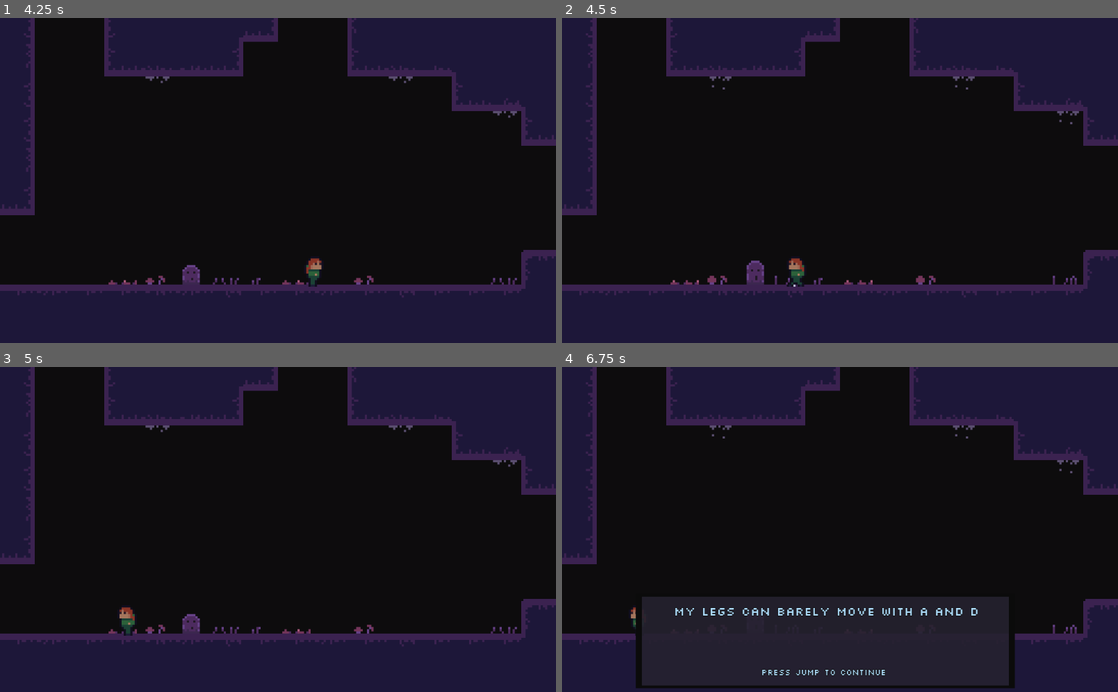
Above: before the commit, frames 1-4 (two rows, left to right).
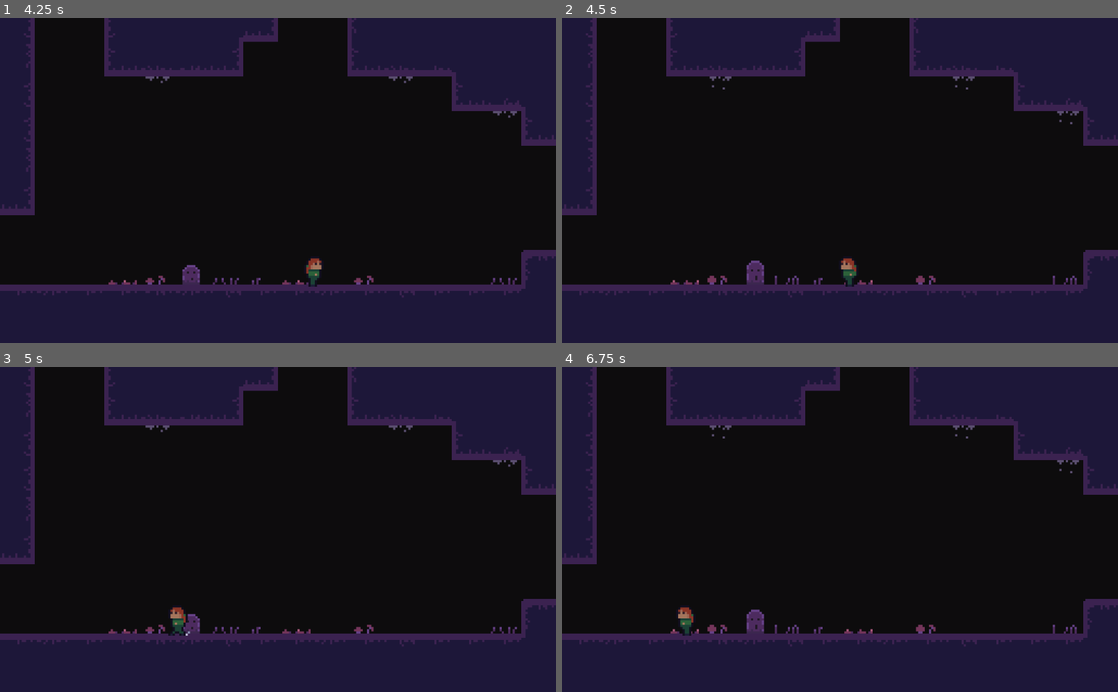
Above: after the commit, the same moments.

Repository: voidboxgames/escave
Game: Godot game, scene res://assets/scenes/Intro.tscn
Two runs of this game, one before a commit and one after it. Both use one fixed random seed, a clock stepped at 60 frames per second and the inputs below.
Inputs:
- Up to frame 1 (4.25 s): tap Enter (ui_accept) at 0.5, 1.25, 2 s; hold J (jump) 0.53-1.28 s; hold D (right) 0.53-2.03 s; tap K (dash) at 0.6, 1.55, 2.1, 2.85 s; tap J (jump) at 1.35, 1.52, 1.82, 3.02, 3.32 s; hold A (left) 2.03-2.78 s; hold J (jump) 2.03-2.78 s; hold D (right) from 2.78 s (still down); hold J (jump) from 3.53 s (still down)
- Up to frame 2 (4.5 s): release D (right) at 4.28 s; release J (jump) at 4.28 s; hold A (left) from 4.28 s (still down); tap K (dash) at 4.35 s
- Up to frame 3 (5 s): keep holding A (left); tap J (jump) at 4.52, 4.82 s
- Up to frame 4 (6.75 s): release A (left) at 5.03 s; hold D (right) 5.03-5.78 s; hold J (jump) 5.03-5.78 s; tap K (dash) at 5.1, 6.05, 6.6 s; hold A (left) from 5.78 s (still down); tap J (jump) at 5.85, 6.02, 6.32 s; hold J (jump) from 6.53 s (still down)

Frame 1 is identical in both runs. In frame 2, 0.4% of the frame differs, in the area x 40-53%, y 73-83%; in frame 3, 0.4%; in frame 4, 9.7%, in the area x 12-82%, y 70-99%.

Commit message:
merge master

Diff:
--- a/assets/scenes/Testworld.tscn
+++ b/assets/scenes/Testworld.tscn
@@ -441,9 +441,6 @@
 
 [node name="Player" parent="YSort" instance=ExtResource( 1 )]
 position = Vector2( -102.238, -57.7495 )
-max_speed = 100
-jump_force = 200
-gravity = 600
 
 [node name="gruond" type="TileMap" parent="YSort"]
 tile_set = SubResource( 35 )
@@ -578,6 +575,11 @@
 
 [node name="MirrorPiece" parent="." instance=ExtResource( 3 )]
 position = Vector2( 150.546, -27.8675 )
+power = 2
+
+[node name="MirrorPiece2" parent="." instance=ExtResource( 3 )]
+position = Vector2( 447.05, -73.9846 )
+power = 3
 
 [node name="MirrorPiece_Jump" parent="." instance=ExtResource( 3 )]
 position = Vector2( -566.117, 114.662 )
--- a/assets/scripts/Player/Player.gd
+++ b/assets/scripts/Player/Player.gd
@@ -2,16 +2,14 @@
 
 class_name Player
 
-export var max_speed = 125
+export var max_speed = 100
 export(float) var dash_multiplier = 4.0
-export(int) var max_jumps = 1
-export(int) var max_dashes = 1
-export var jump_force = 250
-export var gravity = 800
+export(int) var max_dashes = 0
+export var jump_force = 200
+export var gravity = 600
 export(float, 0.0, 1.0) var acceleration = 0.5
 export(bool) var gravity_enabled = true
 
-export var can_walk = true
 export var can_jump = false
 
 var velocity = Vector2.ZERO
@@ -21,7 +19,9 @@
 
 enum powers {
 	NONE,
-	JUMP
+	JUMP,
+	DASH,
+	DOUBLE_DASH
 }
 
 func _process(delta: float) -> void:
@@ -66,11 +66,13 @@
 	$AnimationPlayer.play("respawn")
 
 func gain_power(power) -> void:
-	print("new power")
 	match power:
 		powers.JUMP:
-			print("can_jump")
 			can_jump = true
+		powers.DASH:
+			max_dashes = 1
+		powers.DOUBLE_DASH:
+			max_dashes = 2
 
 func deadCheck() -> void:
 	if gravity_enabled:
--- a/assets/scripts/Player/PlayerStateMachine.gd
+++ b/assets/scripts/Player/PlayerStateMachine.gd
@@ -93,7 +93,6 @@
 	return false
 
 func _enter_state(new_state, old_state):
-	print("enter state %d" % new_state)
 	match new_state:
 		states.idle:
 			animation_player.play("idle")
